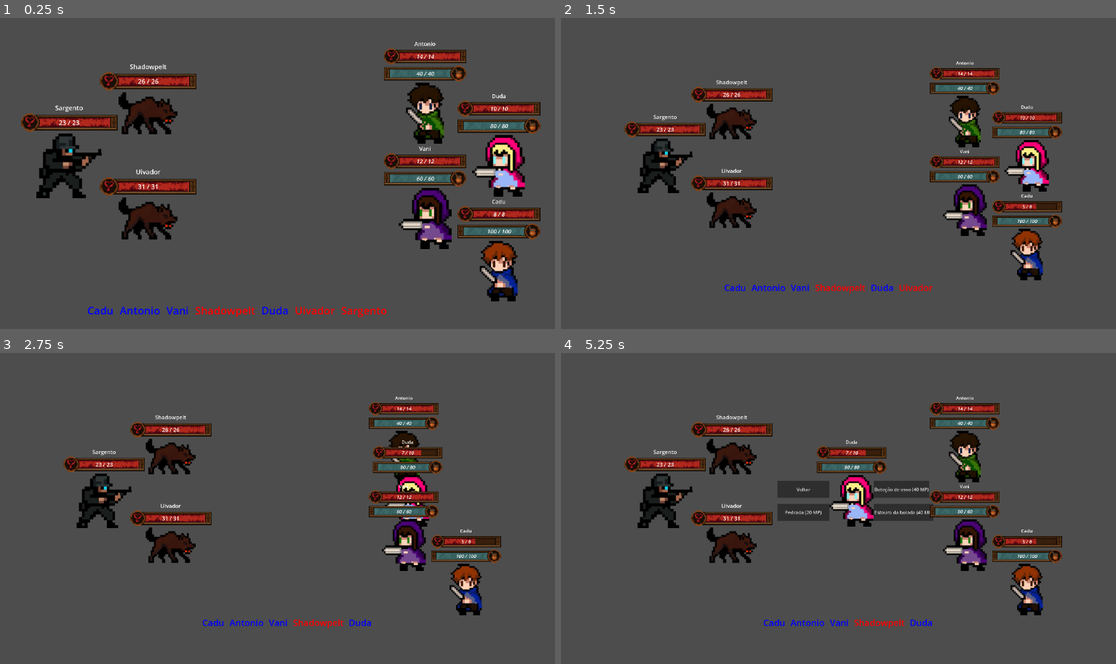
Above: before the commit, frames 1-4 (two rows, left to right).
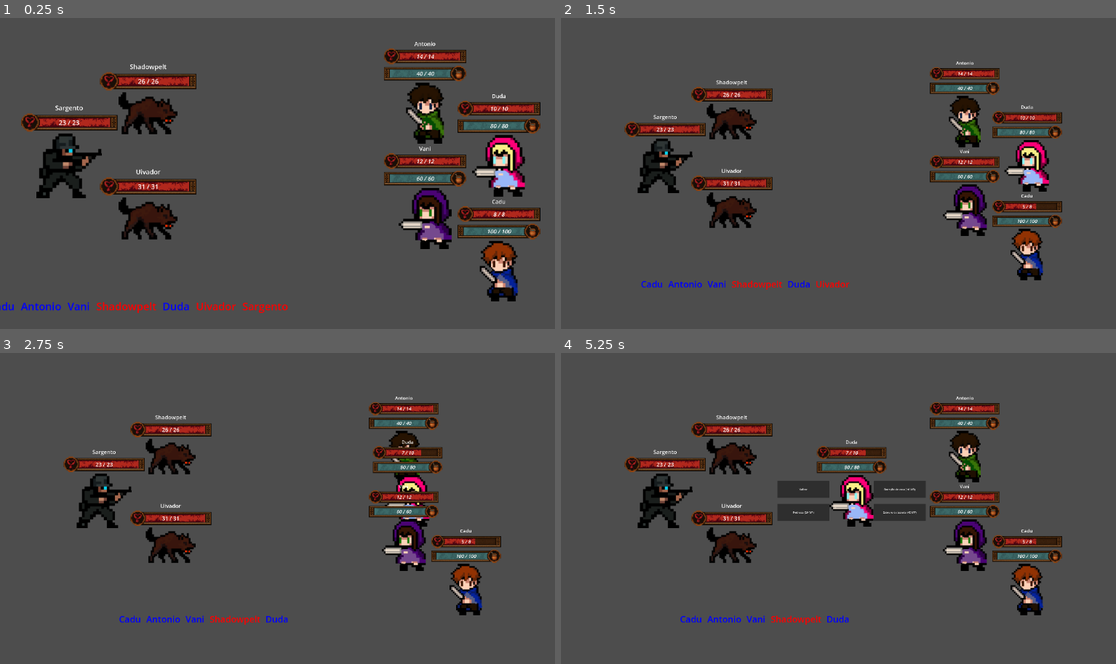
Above: after the commit, the same moments.

Repository: YuzuruTK/DarkSoulsMinusOne
Game: Godot game, scene res://Title/title.tscn
Two runs of this game, one before a commit and one after it. Both use one fixed random seed, a clock stepped at 60 frames per second and the inputs below. The project has no main scene, so this scene is started directly. The engine's default icon, where the game draws it, is replaced by a stand-in: a white triangle on a blue panel in a dark square.
Inputs:
- Up to frame 1 (0.25 s): no input
- Up to frame 2 (1.5 s): no input
- Up to frame 3 (2.75 s): tap Enter at 2 s
- Up to frame 4 (5.25 s): click "Atacar" at 3.5 s; click "Voltar" at 4.25 s; click "Habilidades" at 5 s

The runs differ from the first frame. In frame 1, 1.1% of the frame differs, in the area x 0-70%, y 91-97%; in frame 2, 0.7%; in frame 3, 0.6%; in frame 4, 0.8%.

Commit message:
fixxes on some bugs

Diff:
--- a/Battle/Battle Scene.tscn
+++ b/Battle/Battle Scene.tscn
@@ -14,6 +14,8 @@
 [node name="Camera2D" type="Camera2D" parent="Battle"]
 
 [node name="ActionsShow" parent="Battle/Camera2D" instance=ExtResource("4_yn3g4")]
+offset_left = 0.0
+offset_bottom = 0.0
 script = ExtResource("5_j3bqf")
 metadata/_edit_use_anchors_ = true
 
--- a/Battle/Items/items_management.gd
+++ b/Battle/Items/items_management.gd
@@ -4,13 +4,13 @@
 
 # Item definitions - will be loaded from CSV
 var ITEMS: Dictionary = {
-		"0": {
+		"chimarrao": {
 			"name": "Chimarrão",
 			"type": "mana_heal",
 			"value": 10,
 			"description": "Restaura 10 pontos de mana"
 		},
-		"1": {
+		"churrasco": {
 			"name": "Churrasco",
 			"type": "health_heal",
 			"value": 6,
@@ -20,8 +20,8 @@
 
 # Default inventory
 const DEFAULT_INVENTORY = {
-	"0": 3,  # Chimarrão
-	"1": 2   # Churrasco
+	"chimarrao": 3,  # Chimarrão
+	"churrasco": 2   # Churrasco
 }
 
 # Current inventory
--- a/Battle/Player/player.gd
+++ b/Battle/Player/player.gd
@@ -163,7 +163,6 @@
 	def = defense_bonus
 	# Calculate attack damage with equipment bonuses
 	var attack_bonus = equipment_manager.get_total_attack_bonus()
-	print(player_name, attack_damage, base_attack_damage, attack_bonus)
 	attack_damage = base_attack_damage + attack_bonus
 
 	# Update HUD to reflect new stats
--- a/Battle/battle_scene.gd
+++ b/Battle/battle_scene.gd
@@ -11,6 +11,8 @@
 	BATTLE_LOST
 }
 
+signal battle_status(success: bool)
+
 #	 Constants
 const CAMERA_ZOOM_LEVEL = 0.8
 const CAMERA_ZOOM_DURATION = 1.0
@@ -229,9 +231,11 @@
 func _determine_battle_outcome() -> void:
 	if enemies.size() == 0:
 		current_state = BattleState.BATTLE_WON
+		battle_status.emit(true)
 		# Add victory logic here
 	else:
 		current_state = BattleState.BATTLE_LOST
+		battle_status.emit(false)
 		# Add defeat logic here
 #endregion
 
@@ -319,7 +323,7 @@
 	termo.start_new_game()
 	pass
 func close_termo():
-	termo.process_mode = Node.PROCESS_MODE_INHERIT
+	termo.process_mode = Node.PROCESS_MODE_DISABLED
 	await _animate_node_movement(camera, $Battle.global_position, true)
 	termo.visible = false
 	$Battle.process_mode = Node.PROCESS_MODE_INHERIT
@@ -329,7 +333,7 @@
 	print("%s used item: %s" % [player.player_name, item_name])
 
 	# Add visual feedback for item usage
-	await _show_usage_feedback(player, "Used" + item_name)
+	await _show_usage_feedback(player, "[color=green]Used " + item_name + " ![/color]")
 
 	# Item effects are already applied in the UI when the item is used
 	# No additional processing needed here since the Player class handles the effects
--- a/Battle/good_user_interface.gd
+++ b/Battle/good_user_interface.gd
@@ -13,7 +13,7 @@
 
 # Constants
 const BUTTON_SPACING_RATIO = 2.0
-const BUTTON_FONT_SIZE = 35 # Add this constant for consistent font size
+const BUTTON_FONT_SIZE = 20 # Add this constant for consistent font size
 
 # State management
 var current_state: GameState = GameState.MENU_MAIN
@@ -223,6 +223,7 @@
 	# Item buttons - only show items with quantity > 0
 	var available_items = player.get_available_items()
 
+
 	if available_items.is_empty():
 		# No items available
 		var no_items_button = _create_button("Sem itens disponíveis", func(): pass )
--- a/Characters.json
+++ b/Characters.json
@@ -19,8 +19,8 @@
 			"weapon": "sword_t1"
 		},
 		"inventory": {
-			"chimarrao": 2,
-			"churrasco": 1
+			"0": 2,
+			"1": 1
 		}
 	},
 	{
--- a/database/save_load_data.gd
+++ b/database/save_load_data.gd
@@ -34,7 +34,6 @@
 	if file:
 		var content = file.get_as_text()
 		var result = JSON.parse_string(content)
-		print("Loaded characters: ", result)
 		file.close()
 		if result is Array:
 			return result
